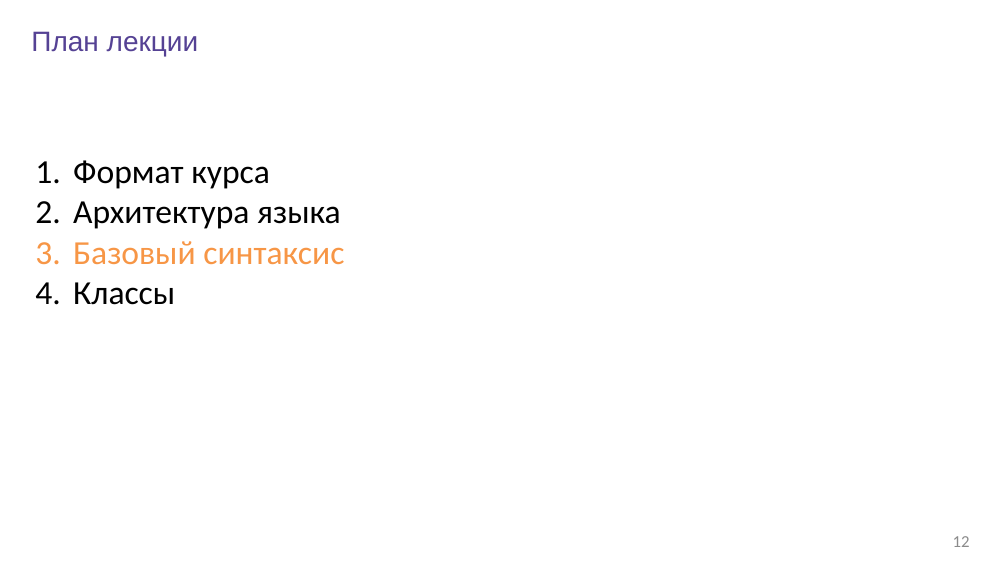
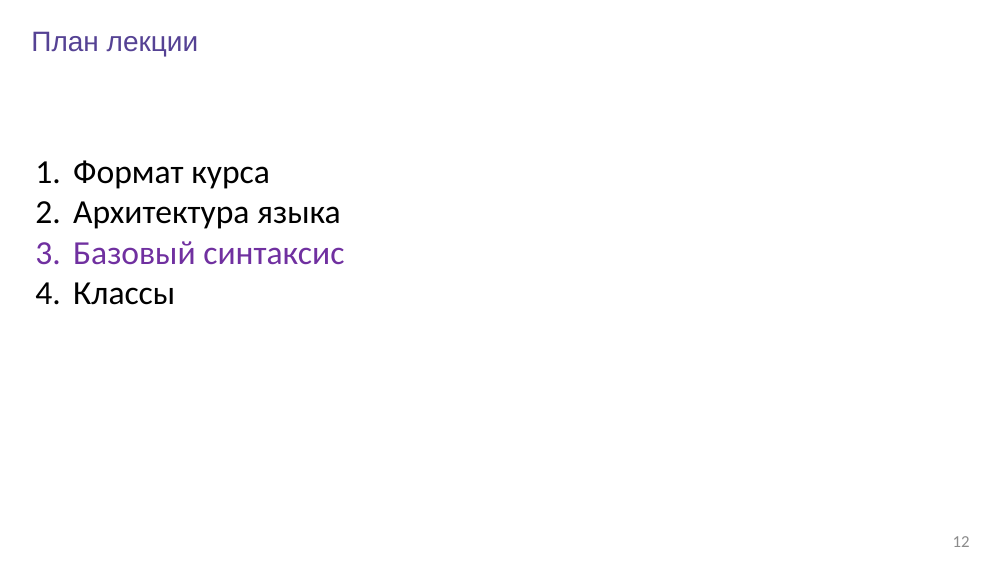
Before and after one commit to rybalkinsd/atom, a slide deck: slide 12 of lecture1/presentation/lecture01.pptx. Drawn at 1008x567 pixels with LibreOffice and Linux fonts; fonts in the diff are those of the drawing; background and template pictures are left out. Boxes give left, top, right and bottom in pixels: in the first picture for what was removed or moved away, otherwise in the second. Text is boxed around its words. In the diff, an @@ line names an element or a change of style, - is before the commit and + after.

```diff
--- a/lecture1/presentation/lecture01.pptx
+++ b/lecture1/presentation/lecture01.pptx
@@ text at bbox=[73, 241, 344, 265]: text colour #F79646 to #7030A0 in "Базовый синтаксис" @@
```
Also in this commit, not shown: 13 other slides changed, 1 other file.
